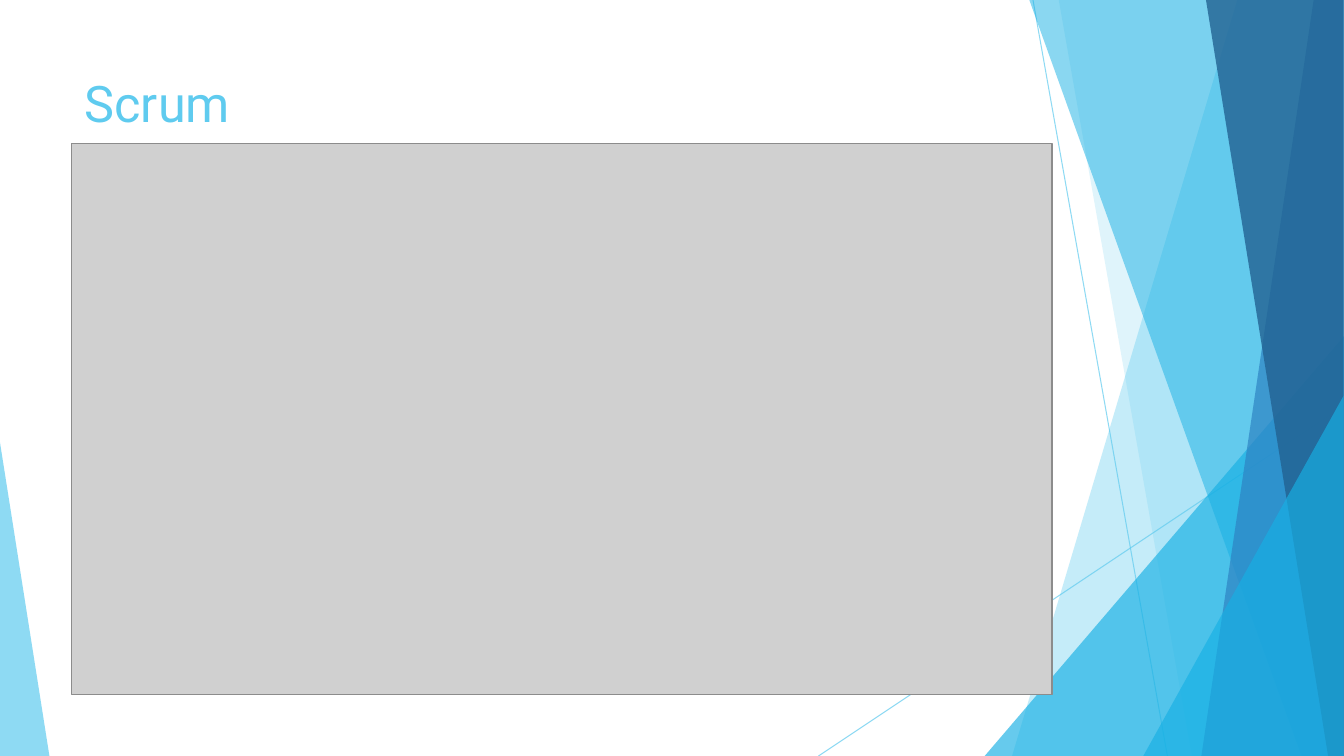
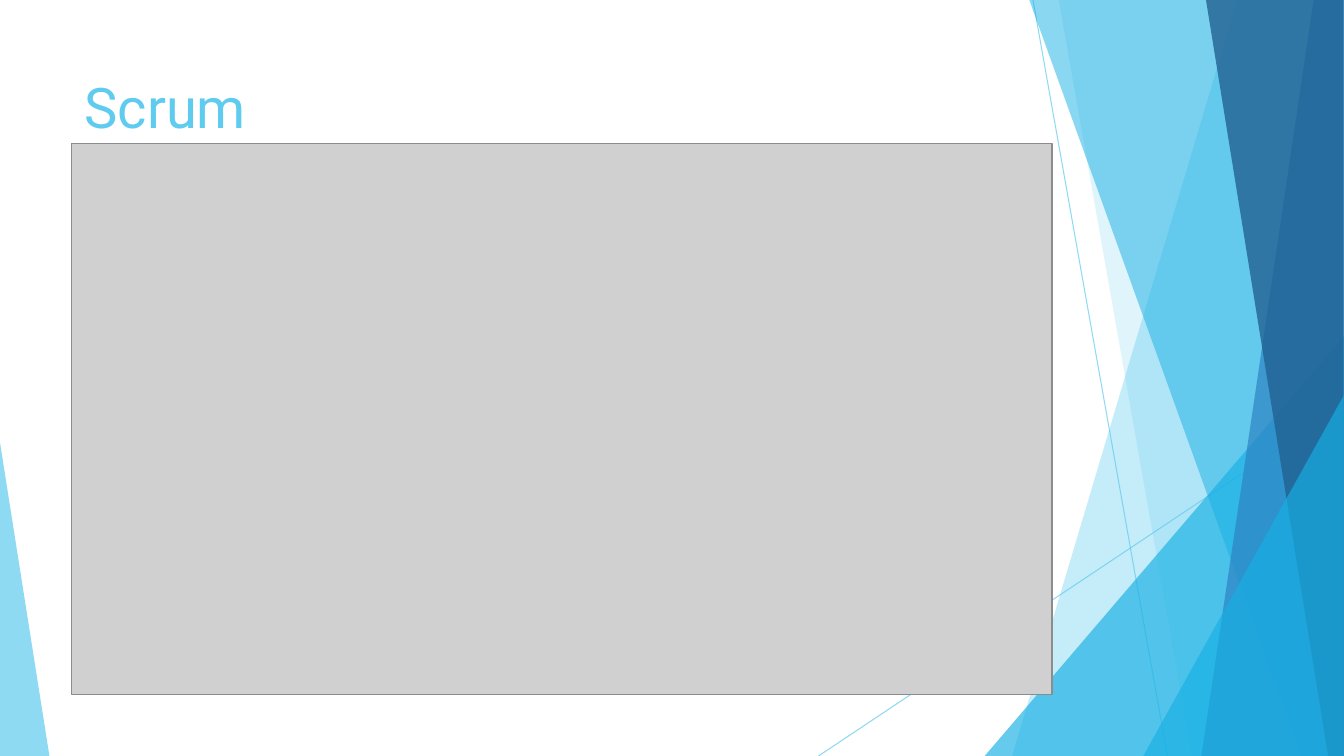
Before and after one commit to vtasheva/coursework-customer-requirements, a slide deck: slide 23 of Coursework - presentation.pptx. Drawn at 1344x756 pixels with LibreOffice and Linux fonts; fonts in the diff are those of the drawing; grey boxes stand for pictures. Boxes give left, top, right and bottom in pixels: in the first picture for what was removed or moved away, otherwise in the second. Text is boxed around its words. In the diff, an @@ line names an element or a change of style, - is before the commit and + after.

Commit message:
Formatting fixes

```diff
--- a/Coursework - presentation.pptx
+++ b/Coursework - presentation.pptx
@@ title "Scrum" at (85, 87, 246, 129): size 36 to 40 pt @@
```
Also in this commit, not shown: 6 other slides changed.
